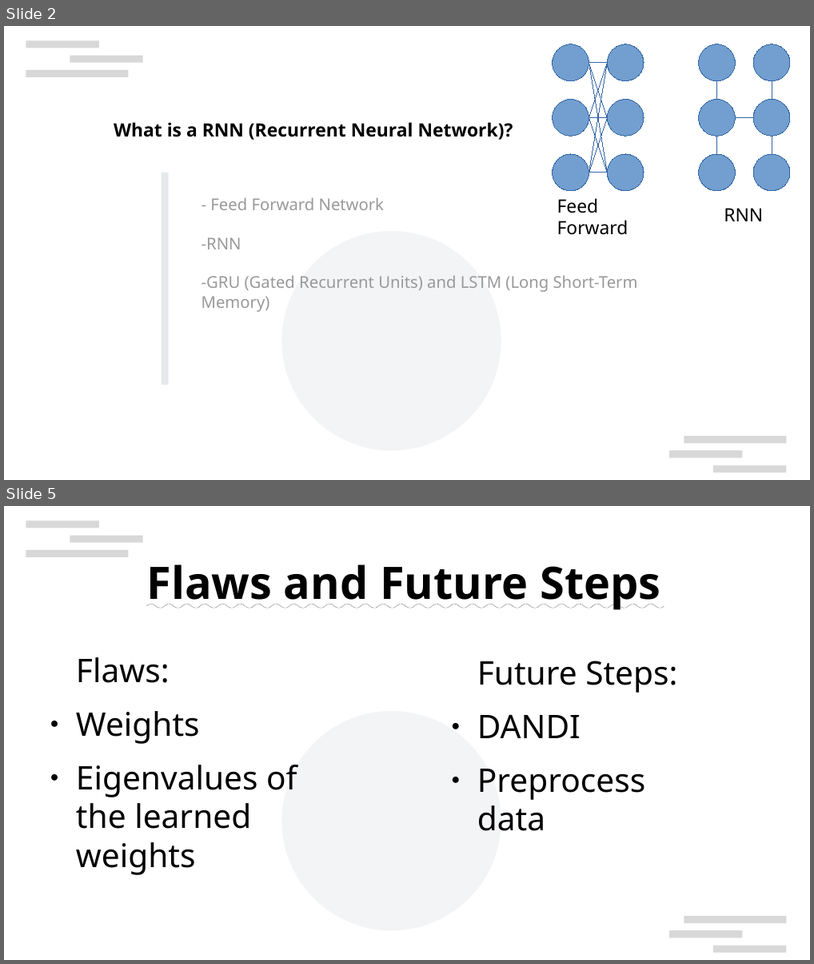
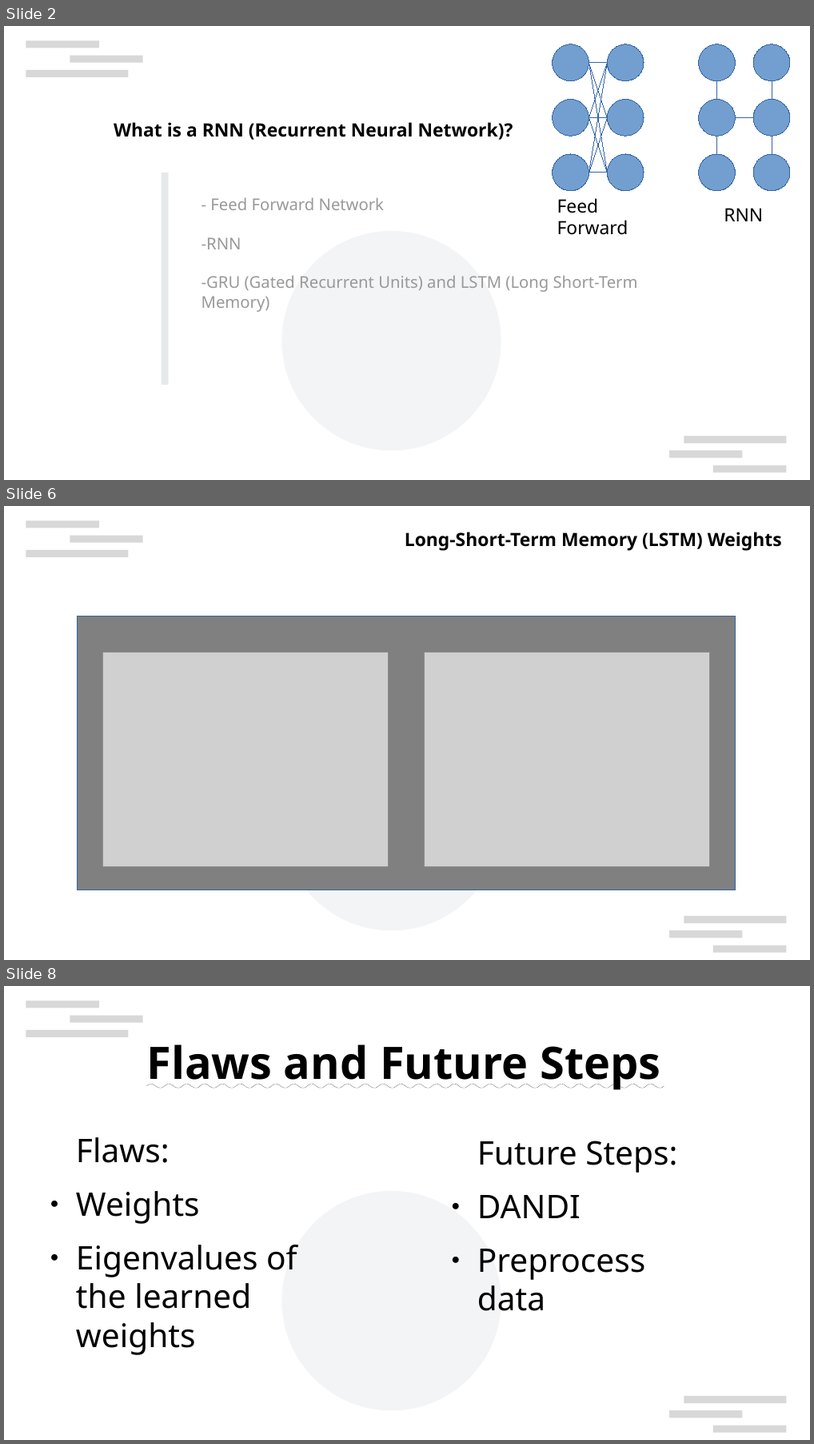
Before and after one commit to ItsAMeMario8/MotorTimingRNN, a slide deck: Modeling_RNN_Motor_Timing.odp. Shown one above the other, each under a label of ours: slides 2 and 5 before the commit, slides 2, 6 and 8 after it; the slides between them are not shown. The pictures are 814x964 and 814x1444 pixels, drawn with LibreOffice and Linux fonts; fonts in the diff are those of the drawing; grey boxes stand for pictures; background and template pictures are left out. Boxes give left, top, right and bottom in pixels: in the first picture for what was removed or moved away, otherwise in the second. Text is boxed around its words. In the diff, an @@ line names an element or a change of style, - is before the commit and + after.

```diff
--- a/Modeling_RNN_Motor_Timing.odp
+++ b/Modeling_RNN_Motor_Timing.odp
@@ slide 6 added at [4,506,810,960], background #FFFFFF; not listed: 7 template elements that a slide beside it also shows @@
@@ text added at [405,532,782,551], 18 pt, text #000000, bold @@
+Long-Short-Term Memory (LSTM) Weights
@@ rectangle added at [77,616,736,890], fill #808080, outline #3465A4 0 pt @@
@@ picture added at [102,652,388,866] @@
@@ picture added at [425,652,710,866] @@
@@ what was slide 5 is now slide 8 @@
```
Also in this commit, not shown: 1 slide changed, 3 other slides added, 1 slide removed.
